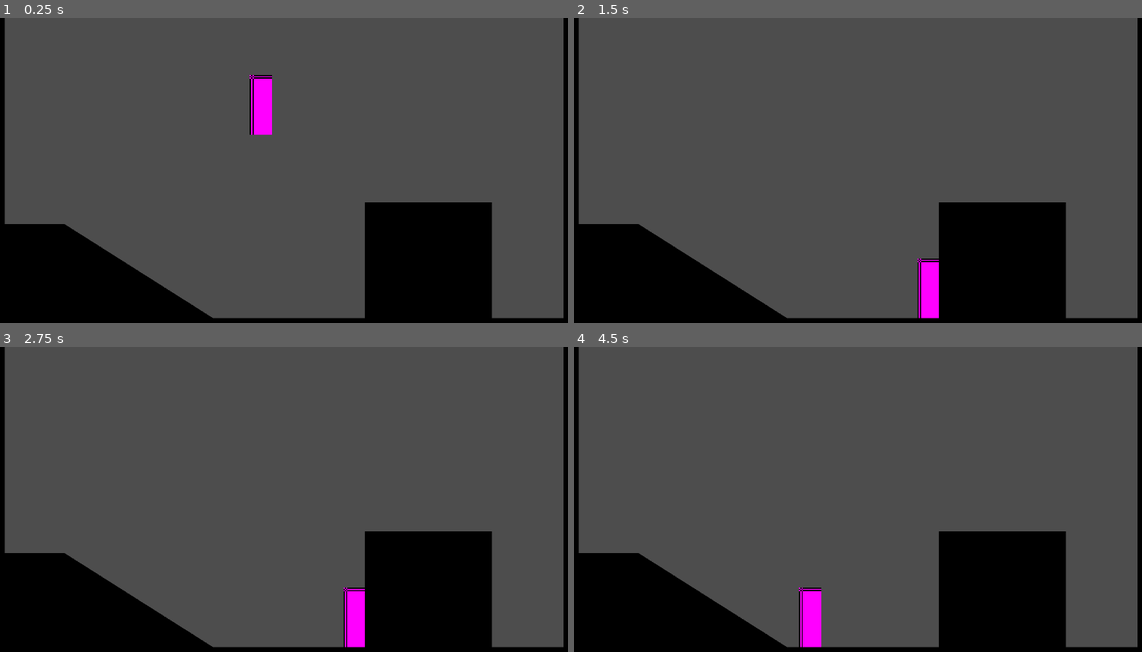
Above: before the commit, frames 1-4 (two rows, left to right).
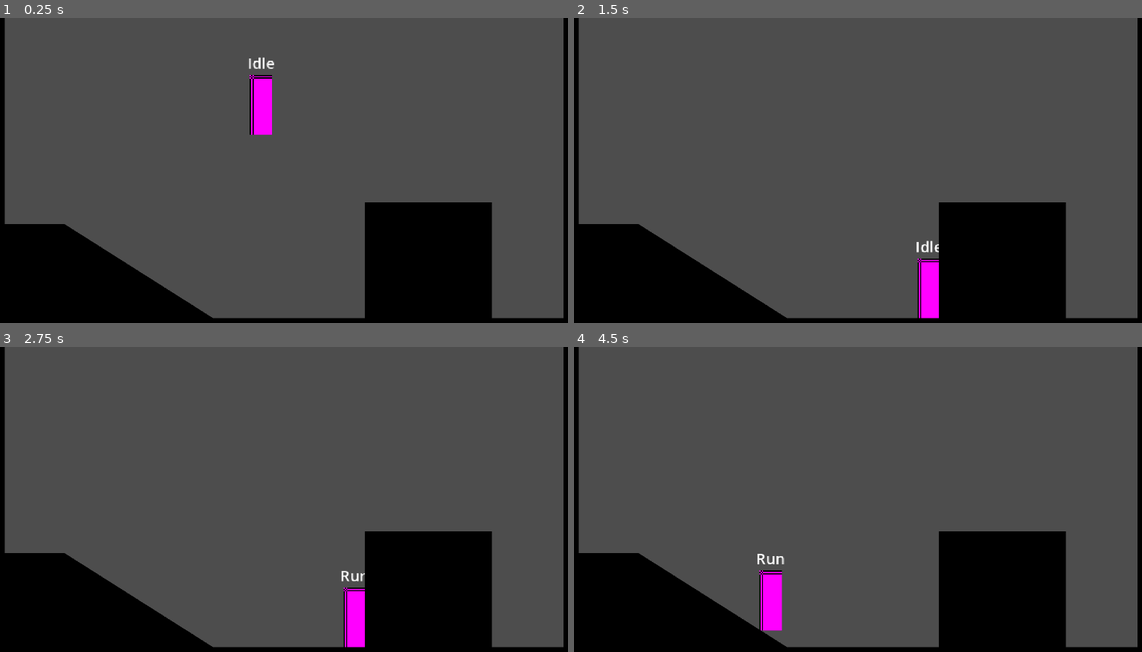
Above: after the commit, the same moments.

Repository: wangwenhao/metroidvania-forge
Game: Godot game, scene res://palyground.tscn
Two runs of this game, one before a commit and one after it. Both use one fixed random seed, a clock stepped at 60 frames per second and the inputs below.
Inputs:
- Up to frame 1 (0.25 s): no input
- Up to frame 2 (1.5 s): hold D (right) 0.53-1.28 s; hold S (down) from 1.28 s (still down)
- Up to frame 3 (2.75 s): tap Enter at 2 s; release S (down) at 2.03 s; hold D (right) from 2.03 s (still down)
- Up to frame 4 (4.5 s): tap Space at 2.75 s; release D (right) at 2.78 s; hold W (up) 2.78-3.53 s; tap Enter at 3.5 s; hold A (left) from 3.53 s (still down)

The runs differ from the first frame. In frame 1, less than 0.1% of the frame differs, in the area x 43-49%, y 12-17%; in frame 2, 0.1%; in frame 3, less than 0.1%; in frame 4, 1.7%, in the area x 32-44%, y 67-99%.

Commit message:
idle and run

Diff:
--- a/player/player.tscn
+++ b/player/player.tscn
@@ -1,6 +1,8 @@
-[gd_scene load_steps=4 format=3 uid="uid://cfa3xni5hj64u"]
+[gd_scene load_steps=6 format=3 uid="uid://cfa3xni5hj64u"]
 
 [ext_resource type="Script" uid="uid://bua8arleo2w4n" path="res://player/scripts/player.gd" id="1_oul6g"]
+[ext_resource type="Script" uid="uid://cbivi5ugh7ei" path="res://player/states/idle.gd" id="2_rkbax"]
+[ext_resource type="Script" uid="uid://dho5sm7xiahw7" path="res://player/states/run.gd" id="3_g1dw6"]
 
 [sub_resource type="PlaceholderTexture2D" id="PlaceholderTexture2D_kqu6x"]
 size = Vector2(18, 48)
@@ -18,3 +20,23 @@
 [node name="CollisionShape2D" type="CollisionShape2D" parent="."]
 position = Vector2(0, -23)
 shape = SubResource("RectangleShape2D_kqu6x")
+
+[node name="State" type="Node" parent="."]
+
+[node name="Idle" type="Node" parent="State"]
+unique_name_in_owner = true
+script = ExtResource("2_rkbax")
+
+[node name="Run" type="Node" parent="State"]
+unique_name_in_owner = true
+script = ExtResource("3_g1dw6")
+
+[node name="Label" type="Label" parent="."]
+offset_left = -27.0
+offset_top = -66.0
+offset_right = 27.0
+offset_bottom = -49.0
+theme_override_font_sizes/font_size = 12
+text = "State"
+horizontal_alignment = 1
+vertical_alignment = 1
--- a/player/scripts/player.gd
+++ b/player/scripts/player.gd
@@ -1,16 +1,71 @@
 class_name Player extends CharacterBody2D
 
-const SPEED = 300.0
-const JUMP_VELOCITY = -400.0
+#region /// Export Variables
+@export var move_speed: float = 150
+#endregion
+
+#region /// State Machine Variables
+var states: Array[PlayerState]
+var current_state: PlayerState:
+	get: return states.front()
+var last_state: PlayerState:
+	get: return states[1]
+#endregion
+
+#region /// Standard Variables
+var dirction: Vector2 = Vector2.ZERO
+var gravity: float = 980
+#endregion
+
+func _ready() -> void:
+	initialize_state()
+
+func _unhandled_input(event: InputEvent) -> void:
+	change_state(current_state.handle_input(event))
 
 func _process(_delta: float) -> void:
-	pass
+	update_direction()
+	change_state(current_state.process(_delta))
 
 func _physics_process(_delta: float) -> void:
-	velocity.x = 0
-	if Input.is_action_pressed("left"):
-		velocity.x = -100
-	elif Input.is_action_pressed("right"):
-		velocity.x = 100
-	velocity.y = velocity.y + 980 * _delta
+	velocity.y += gravity * _delta
 	move_and_slide()
+	change_state(current_state.physics_process(_delta))
+
+func initialize_state() -> void:
+	states = []
+	for c in $State.get_children():
+		if c is PlayerState:
+			states.append(c)
+			c.player = self
+
+	if states.size() == 0:
+		return
+
+	for state in states:
+		state.init()
+
+	change_state(current_state)
+	current_state.enter()
+	$Label.text = current_state.name
+
+func change_state(new_state: PlayerState) -> void:
+	if new_state == null:
+		return
+
+	if new_state == current_state:
+		return
+
+	if current_state:
+		current_state.exit()
+
+	states.push_front(new_state)
+	current_state.enter()
+	states.resize(3)
+	$Label.text = current_state.name
+
+func update_direction() -> void:
+	#var prev_direction: Vector2 = dirction
+	var x_axis = Input.get_axis("left", "right")
+	var y_axis = Input.get_axis("up", "down")
+	dirction = Vector2(x_axis, y_axis)
--- /dev/null
+++ b/player/states/00_player_state.gd
@@ -0,0 +1,28 @@
+@icon("res://player/states/state.svg")
+class_name PlayerState extends Node
+
+var player: Player
+var next_state: PlayerState
+
+#region /// state references
+@onready var idle: PlayerStateIdle = %Idle
+@onready var run: PlayerStateRun = %Run
+#endregion
+
+func init() -> void:
+	pass
+
+func enter() -> void:
+	pass
+
+func exit() -> void:
+	pass
+
+func handle_input(_event: InputEvent) -> PlayerState:
+	return next_state
+
+func process(_delta: float) -> PlayerState:
+	return next_state
+
+func physics_process(_delta: float) -> PlayerState:
+	return next_state
--- /dev/null
+++ b/player/states/idle.gd
@@ -0,0 +1,22 @@
+class_name PlayerStateIdle extends PlayerState
+
+func init() -> void:
+	pass
+
+func enter() -> void:
+	pass
+
+func exit() -> void:
+	pass
+
+func handle_input(_event: InputEvent) -> PlayerState:
+	return next_state
+
+func process(_delta: float) -> PlayerState:
+	if player.dirction.x != 0:
+		return run
+	return next_state
+
+func physics_process(_delta: float) -> PlayerState:
+	player.velocity.x = 0
+	return next_state
--- /dev/null
+++ b/player/states/run.gd
@@ -0,0 +1,24 @@
+class_name PlayerStateRun extends PlayerState
+
+
+
+func init() -> void:
+	pass
+
+func enter() -> void:
+	pass
+
+func exit() -> void:
+	pass
+
+func handle_input(_event: InputEvent) -> PlayerState:
+	return next_state
+
+func process(_delta: float) -> PlayerState:
+	if player.dirction.x == 0:
+		return idle
+	return next_state
+
+func physics_process(_delta: float) -> PlayerState:
+	player.velocity.x = player.dirction.x * player.move_speed
+	return next_state
--- /dev/null
+++ b/player/states/state.svg
@@ -0,0 +1,15 @@
+<svg width="16" height="16" viewBox="0 0 16 16" fill="none" xmlns="http://www.w3.org/2000/svg">
+<g clip-path="url(#clip0_3311_68)">
+<circle cx="8" cy="8" r="8" fill="#505050"/>
+<circle cx="8" cy="8" r="5" fill="#FF4A4A"/>
+<path d="M6 1V6H1L6 1Z" fill="#E5E5E5"/>
+<path d="M16 11V16H11L16 11Z" fill="#FF4A4A"/>
+<path d="M5 4L1 0H0V1L4 5L5 4Z" fill="#E5E5E5"/>
+<path d="M11 10L10 11L14 15L15 14L11 10Z" fill="#FF4A4A"/>
+</g>
+<defs>
+<clipPath id="clip0_3311_68">
+<rect width="16" height="16" fill="white"/>
+</clipPath>
+</defs>
+</svg>
Binary file added: player/sprites/hero.png
Not shown, added: player/sprites/hero.png.import
Not shown, added: player/states/00_player_state.gd.uid
Not shown, added: player/states/idle.gd.uid
Not shown, added: player/states/run.gd.uid
Not shown, added: player/states/state.svg.import
